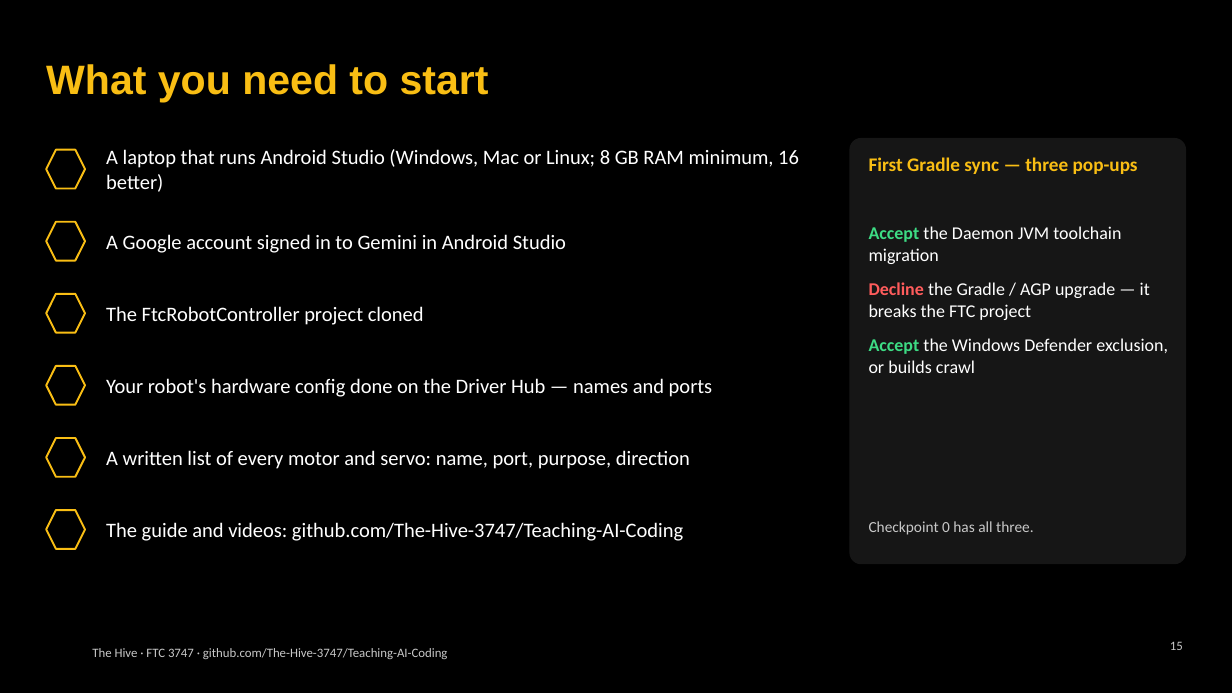
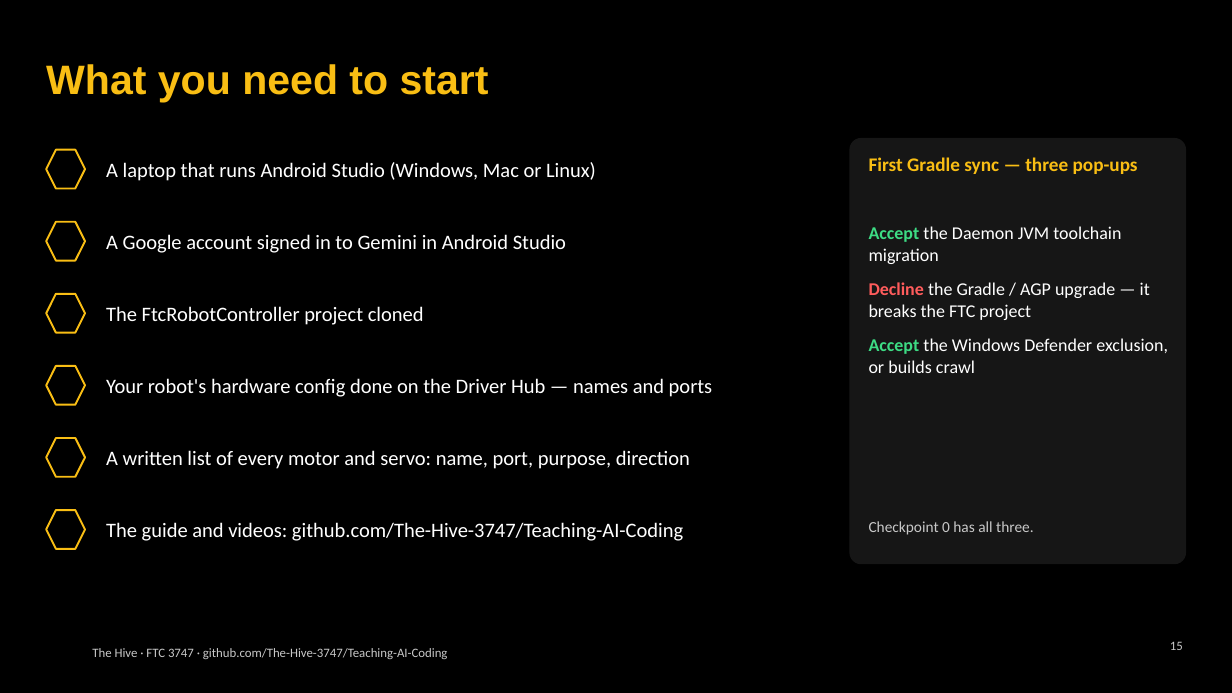
Before and after one commit to The-Hive-3747/Teaching-AI-Coding, a slide deck: slide 15 of slides/kickoff.pptx. Drawn at 1232x693 pixels with LibreOffice and Linux fonts; fonts in the diff are those of the drawing; background and template pictures are left out. Boxes give left, top, right and bottom in pixels: in the first picture for what was removed or moved away, otherwise in the second. Text is boxed around its words. In the diff, an @@ line names an element or a change of style, - is before the commit and + after.

```diff
--- a/slides/kickoff.pptx
+++ b/slides/kickoff.pptx
@@ text at (106,162,596,181): text changed @@
-A laptop that runs Android Studio (Windows, Mac or Linux; 8 GB RAM minimum, 16 better)
+A laptop that runs Android Studio (Windows, Mac or Linux)
```
Also in this commit, not shown: 4 other slides changed, 14 other files.
